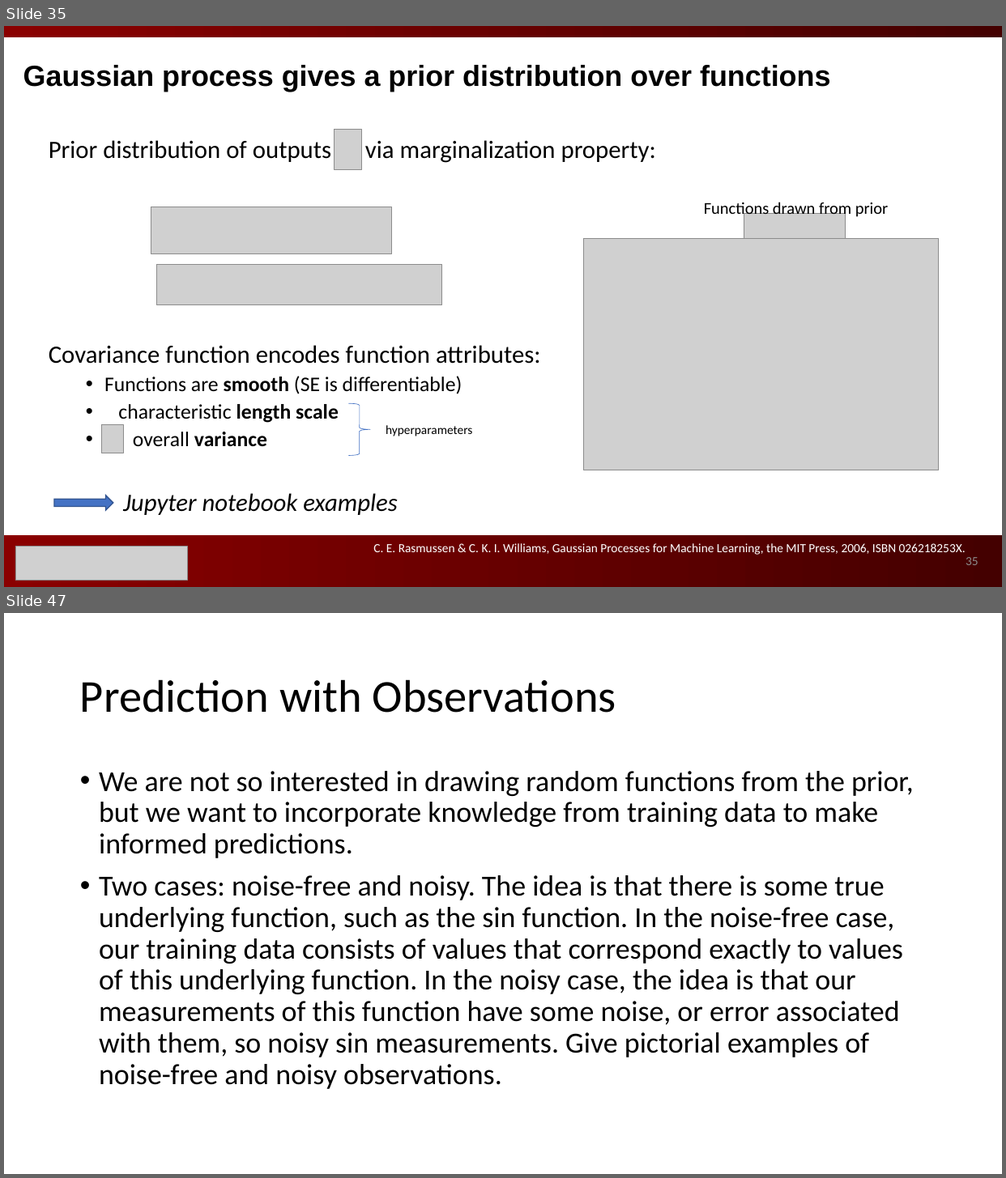
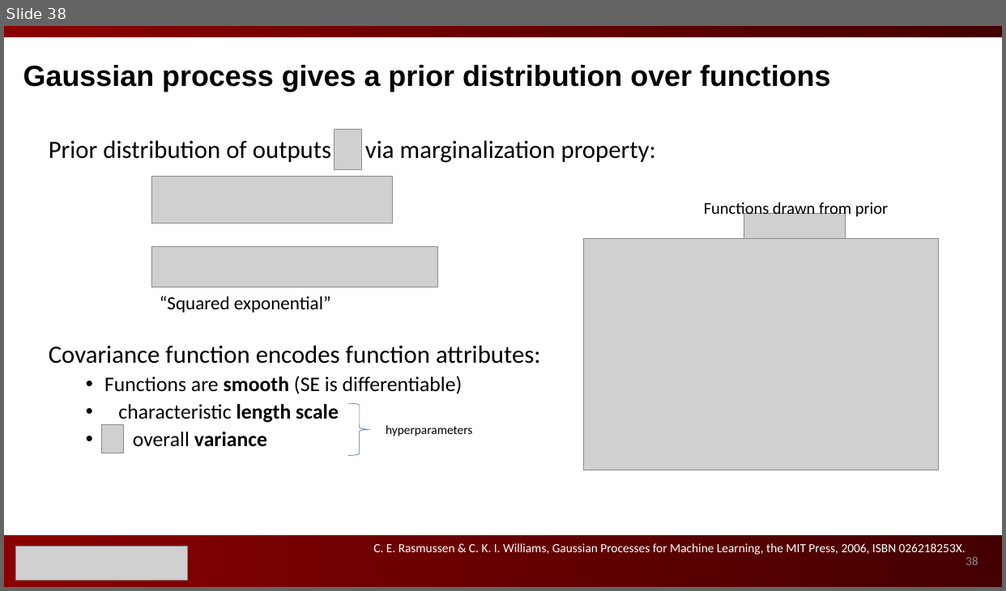
Before and after one commit to ks8/machine-learning-for-structure, a slide deck: Gaussian Processes for Machine Learning 3.pptx. Shown one above the other, each under a label of ours: slides 35 and 47 before the commit, slide 38 after it; the slides between them are not shown. The pictures are 1006x1178 and 1006x591 pixels, drawn with LibreOffice and Linux fonts; fonts in the diff are those of the drawing; grey boxes stand for pictures; background and template pictures are left out. Boxes give left, top, right and bottom in pixels: in the first picture for what was removed or moved away, otherwise in the second. Text is boxed around its words. In the diff, an @@ line names an element or a change of style, - is before the commit and + after.

```diff
--- a/Gaussian Processes for Machine Learning 3.pptx
+++ b/Gaussian Processes for Machine Learning 3.pptx
@@ slide 47 removed at [4,613,1002,1174], background #FFFFFF @@
@@ title removed at [80,679,616,713] @@
-Prediction with Observations
@@ text removed at [99,771,914,1089] @@
-• We are not so interested in drawing random functions from the prior, but we want to incorporate knowledge from training data to make informed predictions.
-• Two cases: noise-free and noisy. The idea is that there is some true underlying function, such as the sin function. In the noise-free case, our training data consists of values that correspond exactly to values of this underlying function. In the noisy case, the idea is that our measurements of this function have some noise, or error associated with them, so noisy sin measurements. Give pictorial examples of noise-free and noisy observations.
@@ what was slide 35 is now slide 38 @@
@@ slide 38 changed as well @@
@@ picture: place and size @@
-picture at [151,207,392,254]
+picture at [152,176,393,223]
@@ picture: place and size @@
-picture at [157,265,443,305]
+picture at [152,247,438,288]
@@ text added at [160,296,331,313], 18 pt, text #000000 @@
+“Squared exponential”
@@ right arrow removed at [54,495,113,510] @@
@@ text at [123,493,398,515]: paragraph removed @@
-Jupyter notebook examples
@@ page number at [965,557,978,565]: text changed @@
-35
+38
```
Also in this commit, not shown: 7 other slides changed, 10 slides added, 15 other slides removed, 2 other files.
